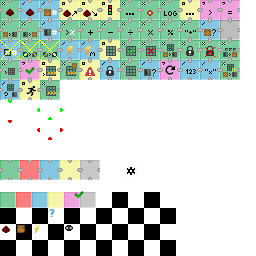
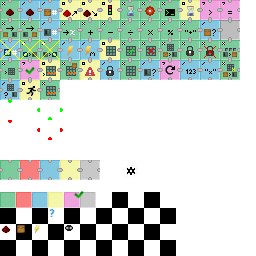
Revision of a layered 256x256 image; what changed, layer by layer:
painted on "icons.png" over [6, 6, 216, 94]
